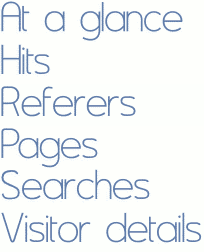
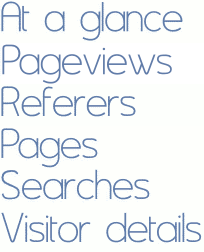
Layer changes from the first (204, 252) image to the second:
added layer "Layer 6" above "pageviews" over left=1, top=43, right=204, bottom=84
added layer "pageviews" (darken) above "Layer 1" over left=1, top=43, right=184, bottom=84
added layer "white" over left=1, top=43, right=204, bottom=84
